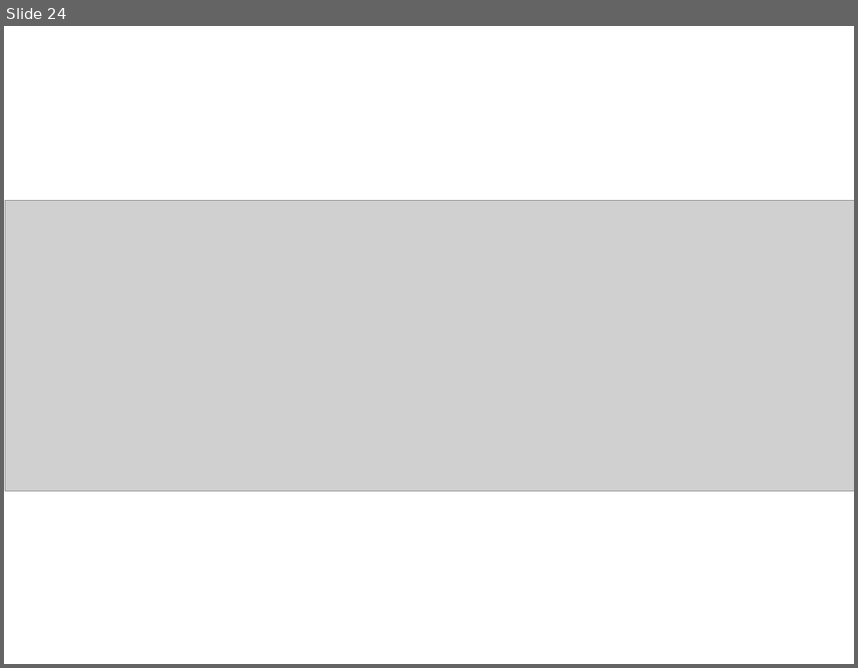
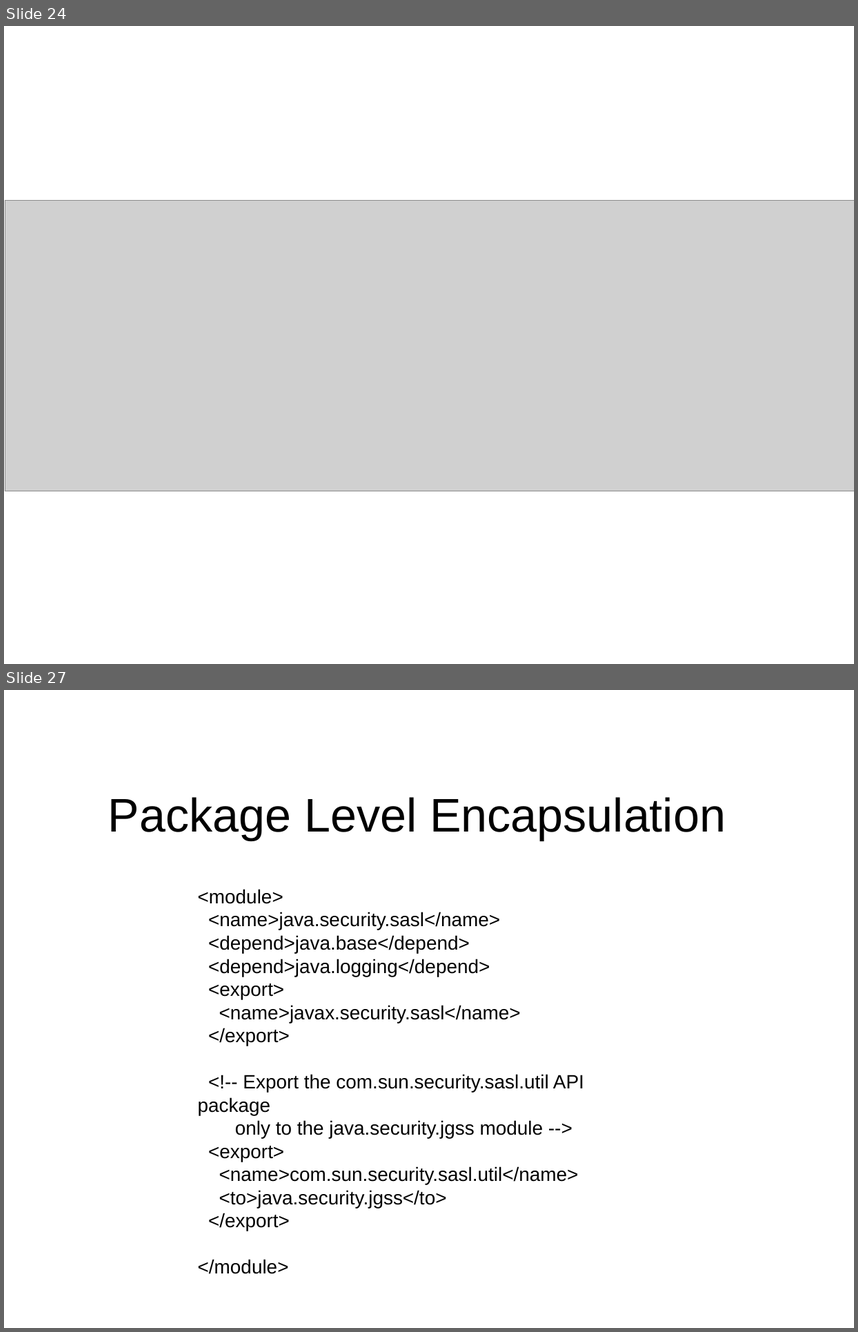
Before and after one commit to bobpaulin/whats-my-modularity, a slide deck: presentation/WhatsMyModularity.odp. Shown one above the other, each under a label of ours: slide 24 before the commit, slides 24 and 27 after it; the slides between them are not shown. The pictures are 858x668 and 858x1332 pixels, drawn with LibreOffice and Linux fonts; fonts in the diff are those of the drawing; grey boxes stand for pictures. Boxes give left, top, right and bottom in pixels: in the first picture for what was removed or moved away, otherwise in the second. Text is boxed around its words. In the diff, an @@ line names an element or a change of style, - is before the commit and + after.

```diff
--- a/presentation/WhatsMyModularity.odp
+++ b/presentation/WhatsMyModularity.odp
@@ slide 27 added at (x1=4, y1=690, x2=854, y2=1328), background #FFFFFF @@
@@ title added at (x1=108, y1=797, x2=726, y2=840), 44 pt, text #000000 @@
+Package Level Encapsulation
@@ text added at (x1=198, y1=889, x2=584, y2=1231), 18 pt, text #000000 @@
+<module>
+<name>java.security.sasl</name>
+<depend>java.base</depend>
+<depend>java.logging</depend>
+<export>
+<name>javax.security.sasl</name>
+</export>
+<!-- Export the com.sun.security.sasl.util API package
+only to the java.security.jgss module -->
+<export>
+<name>com.sun.security.sasl.util</name>
+<to>java.security.jgss</to>
+</export>
+</module>
```
Also in this commit, not shown: 10 slides changed, 7 other slides added, 1 slide removed.
